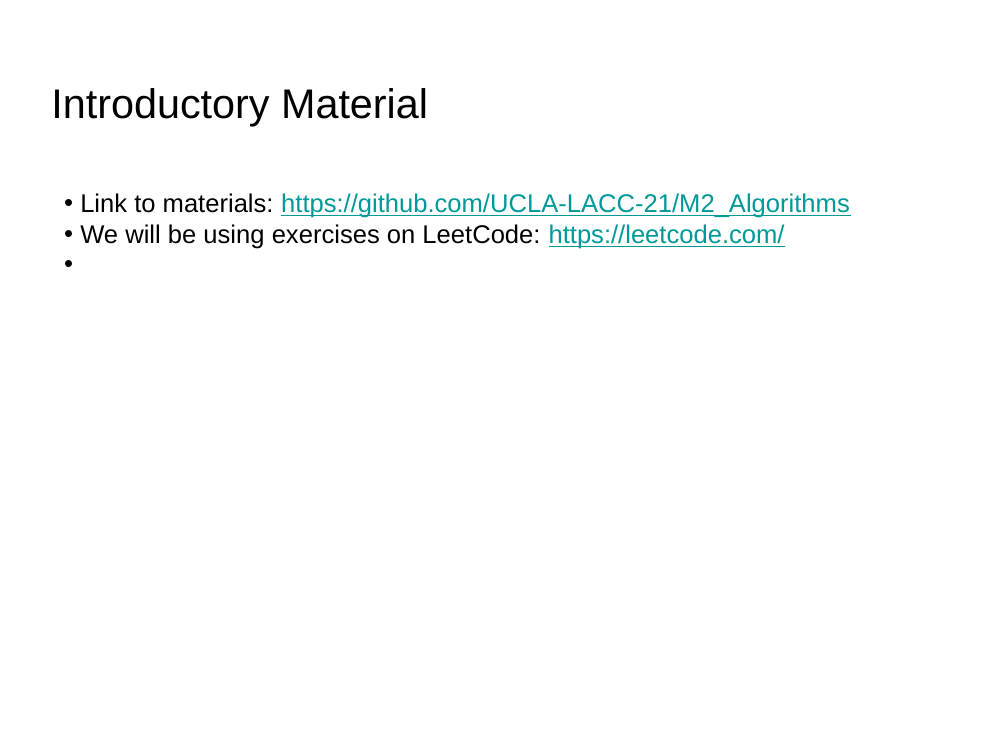
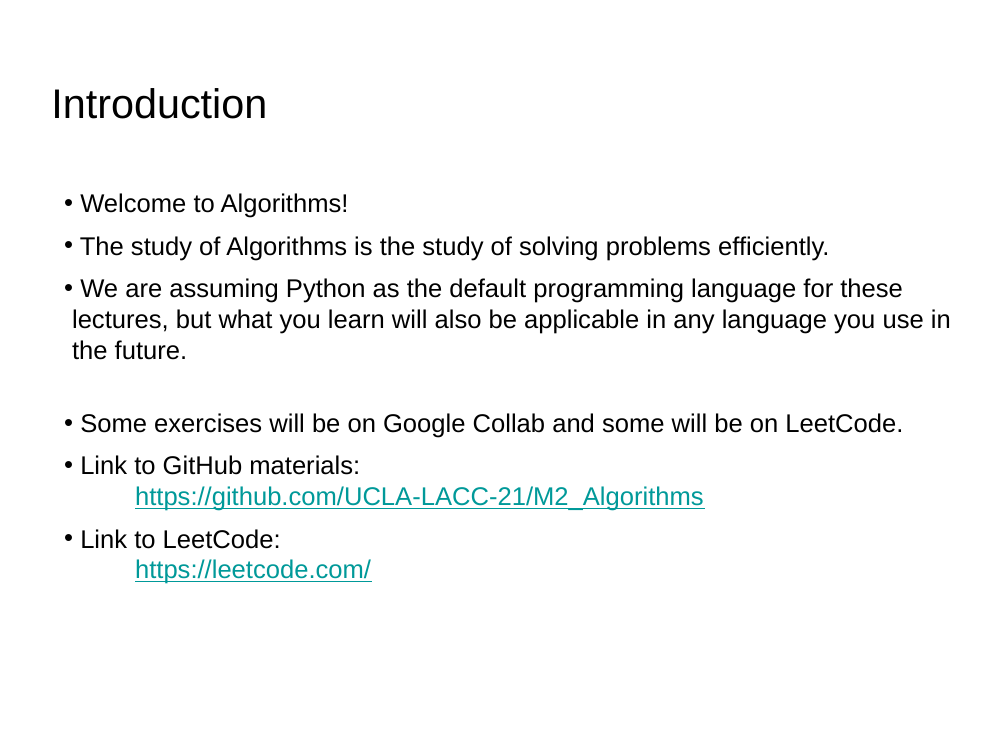
Before and after one commit to UCLA-LACC-21/M2_Algorithms, a slide deck: slide 2 of Algorithms_Module2_LACC21_part1.pptx (slide 3 before the commit). Drawn at 1008x756 pixels with LibreOffice and Linux fonts; fonts in the diff are those of the drawing. Boxes give left, top, right and bottom in pixels: in the first picture for what was removed or moved away, otherwise in the second. Text is boxed around its words. In the diff, an @@ line names an element or a change of style, - is before the commit and + after.

```diff
--- a/Algorithms_Module2_LACC21_part1.pptx
+++ b/Algorithms_Module2_LACC21_part1.pptx
@@ title at <box>51,88,267,119</box>: text changed @@
-Introductory Material
+Introduction
@@ text at <box>72,193,951,584</box>: text changed; text colour #009999 to #000000 @@
-• Link to materials: https://github.com/UCLA-LACC-21/M2_Algorithms
-• We will be using exercises on LeetCode: https://leetcode.com/
+• Welcome to Algorithms!
+• The study of Algorithms is the study of solving problems efficiently.
+• We are assuming Python as the default programming language for these lectures, but what you learn will also be applicable in any language you use in the future.
+• Some exercises will be on Google Collab and some will be on LeetCode.
+• Link to GitHub materials:
+https://github.com/UCLA-LACC-21/M2_Algorithms
+• Link to LeetCode:
+https://leetcode.com/
```
Also in this commit, not shown: 6 other slides changed, 6 slides added, 1 slide removed, 1 other file.
